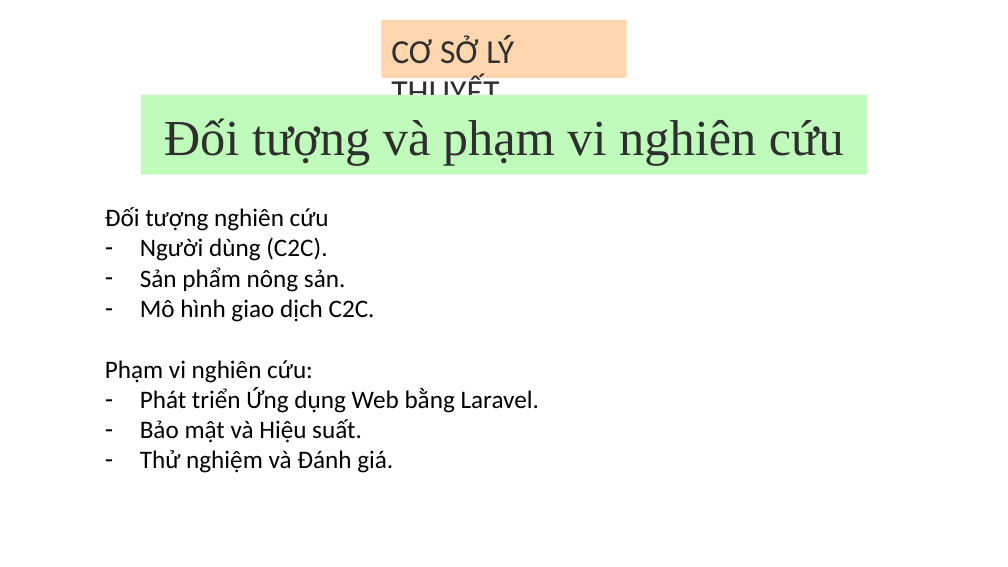
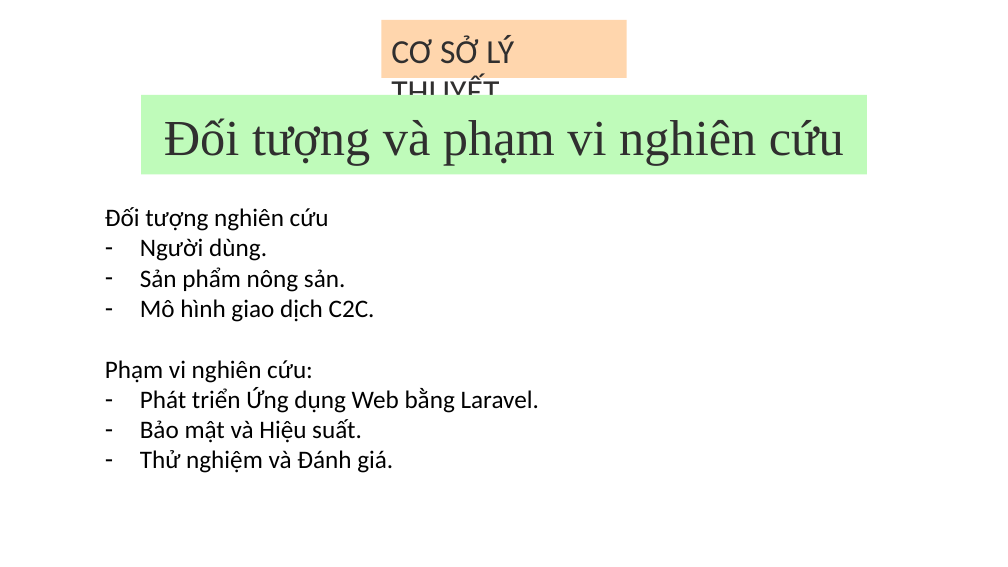
Before and after one commit to Baokundesu/tn-da20tta-110120128-huynhgiabao-sanc2c, a slide deck: slide 7 of docs/KLTN.pptx. Drawn at 1008x567 pixels with LibreOffice and Linux fonts; fonts in the diff are those of the drawing. Boxes give left, top, right and bottom in pixels: in the first picture for what was removed or moved away, otherwise in the second. Text is boxed around its words. In the diff, an @@ line names an element or a change of style, - is before the commit and + after.

```diff
--- a/docs/KLTN.pptx
+++ b/docs/KLTN.pptx
@@ text at <box>140,238,267,261</box>: text changed @@
-– Người dùng (C2C).
+– Người dùng.
```
Also in this commit, not shown: 27 other files.
